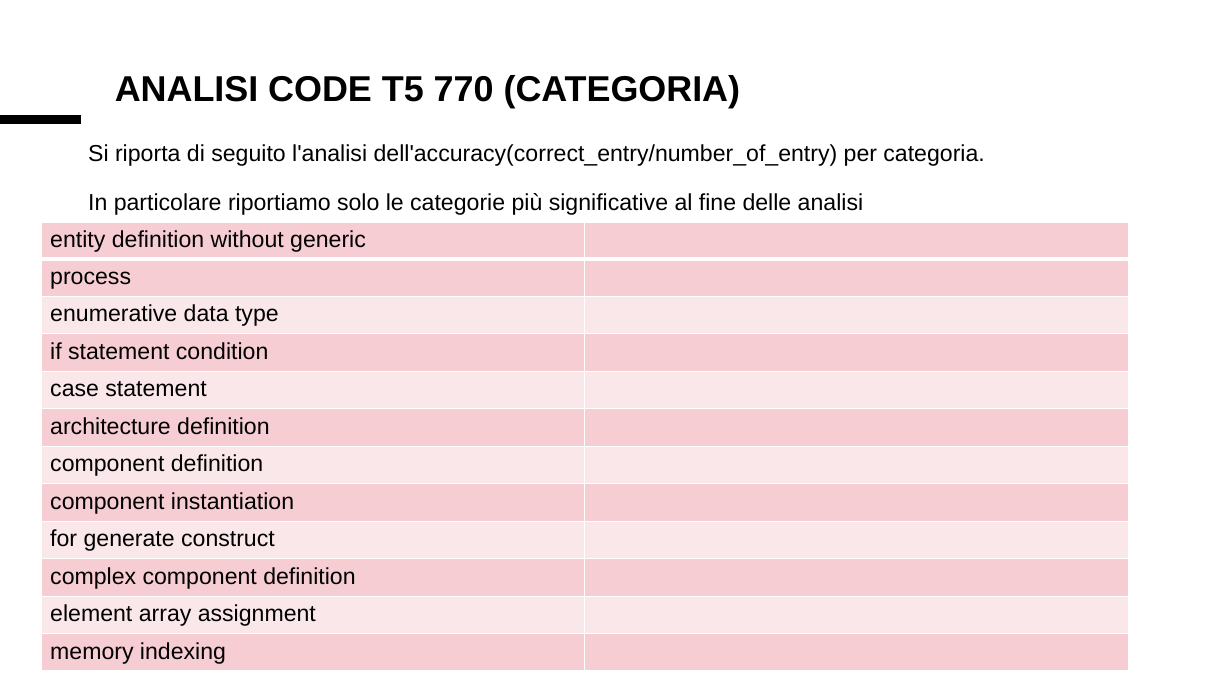
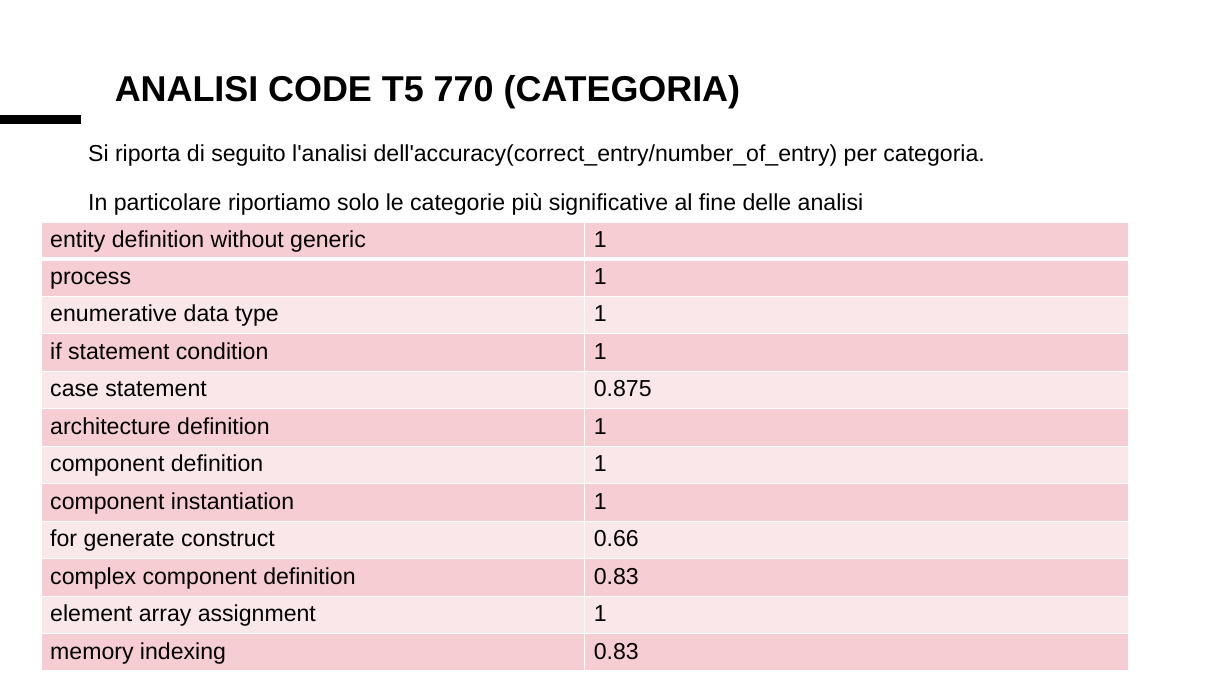
Before and after one commit to Simpronic/Tesi_Generatore_VHDL, a slide deck: slide 18 of altro/Presentazione_risultati.pptx. Drawn at 1232x693 pixels with LibreOffice and Linux fonts; fonts in the diff are those of the drawing. Boxes give left, top, right and bottom in pixels: in the first picture for what was removed or moved away, otherwise in the second. Text is boxed around its words. In the diff, an @@ line names an element or a change of style, - is before the commit and + after.

Commit message:
Terminate analisi CodeT5_770, modificata presentazione

```diff
--- a/altro/Presentazione_risultati.pptx
+++ b/altro/Presentazione_risultati.pptx
@@ table at <box>41,223,1128,672</box> @@
-row 1, column 2: 
+row 1, column 2: 1
-row 2, column 2: 
+row 2, column 2: 1
-row 3, column 2: 
+row 3, column 2: 1
-row 4, column 2: 
+row 4, column 2: 1
-row 5, column 2: 
+row 5, column 2: 0.875
-row 6, column 2: 
+row 6, column 2: 1
-row 7, column 2: 
+row 7, column 2: 1
-row 8, column 2: 
+row 8, column 2: 1
-row 9, column 2: 
+row 9, column 2: 0.66
-row 10, column 2: 
+row 10, column 2: 0.83
-row 11, column 2: 
+row 11, column 2: 1
-row 12, column 2: 
+row 12, column 2: 0.83
```
Also in this commit, not shown: 3 other slides changed, 3 other files.
